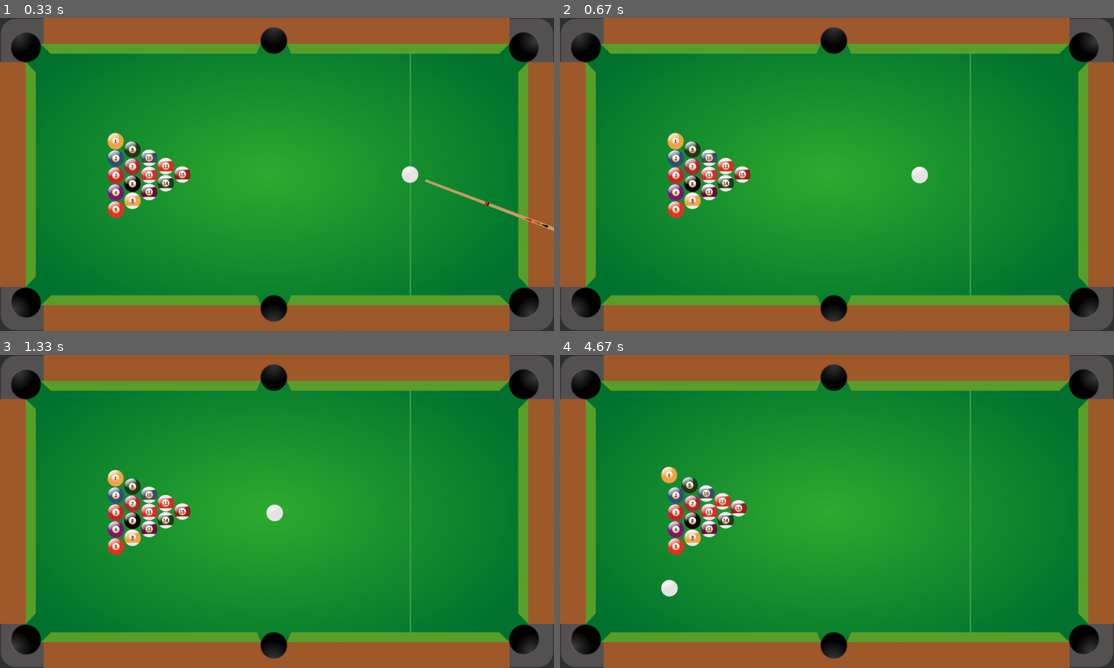
Above: before the commit, frames 1-4 (two rows, left to right).
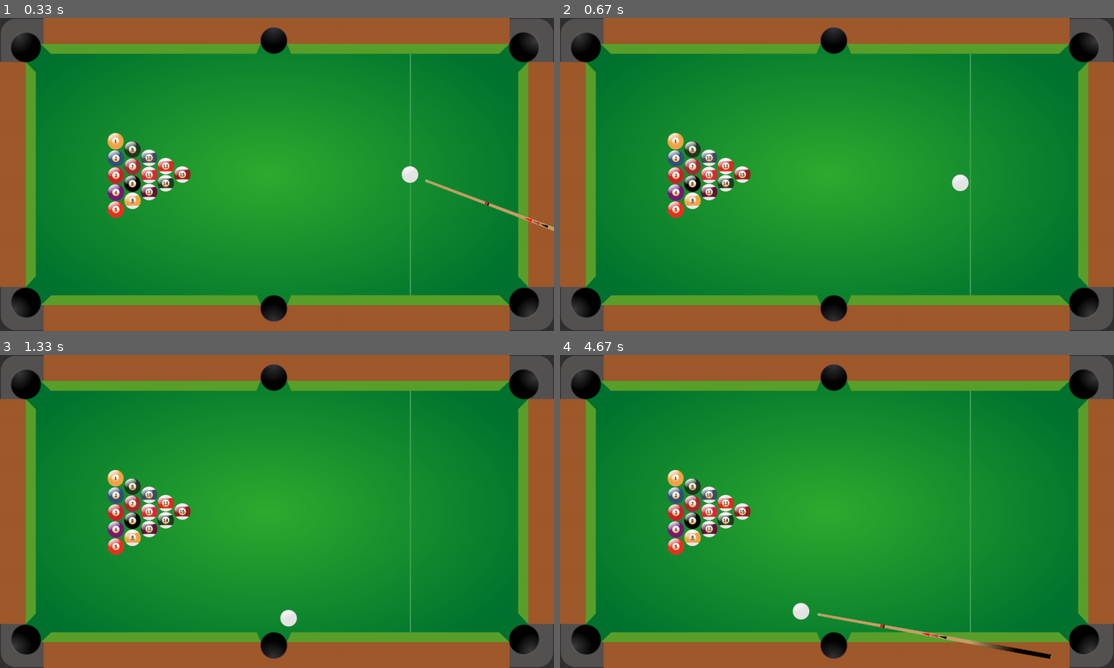
Above: after the commit, the same moments.

Repository: paulthomas2107/pygamePymunkWithRuss
Game: pygame game, started from main.py
The game is run twice, just before and just after one commit, with the same random seed, the same clock (stepped at 60 frames per second) and the same inputs.
Inputs (mouse positions are in pixels of both pictures, inside the frame that each line leads up to):
- Up to frame 1 (0.33 s): no input
- Up to frame 2 (0.67 s): press the mouse at (704, 177) at 0.37 s; move the mouse to (798, 208) at 0.47 s; release the mouse at (892, 243) at 0.6 s
- Up to frame 3 (1.33 s): no input
- Up to frame 4 (4.67 s): click (654, 542) at 3.22 s; click (670, 408) at 3.55 s; click (681, 545) at 3.88 s; click (753, 602) at 4.25 s

Frame 1 is identical in both runs. In frame 2, 0.3% of the frame differs, in the area x 63-74%, y 47-56%; in frame 3, 0.3%; in frame 4, 1.6%, in the area x 18-89%, y 35-98%.

Commit message:
More....

Diff:
--- a/main.py
+++ b/main.py
@@ -24,7 +24,8 @@
 # Game vars
 dia = 36
 taking_shot = True
-force = 2000
+force = 0
+powering_up = False
 
 # Colours
 BG = (50, 50, 50)
@@ -160,14 +161,23 @@
         cue.update(cue_angle)
         cue.draw(screen)
 
+    # Power up cue
+    if powering_up:
+        force += 100
+    elif not powering_up and taking_shot:
+        x_impulse = math.cos(math.radians(cue_angle))
+        y_impulse = math.sin(math.radians(cue_angle))
+        balls[-1].body.apply_impulse_at_local_point((force * -x_impulse, force * y_impulse), (0, 0))
+        force = 0
+
     # Event listener
     for event in pygame.event.get():
+        if event.type == pygame.MOUSEBUTTONDOWN and taking_shot:
+            powering_up = True
+        if event.type == pygame.MOUSEBUTTONUP and taking_shot:
+            powering_up = False
         if event.type == pygame.QUIT:
             run = False
-        if event.type == pygame.MOUSEBUTTONDOWN:
-            x_impulse = math.cos(math.radians(cue_angle))
-            y_impulse = math.sin(math.radians(cue_angle))
-            balls[-1].body.apply_impulse_at_local_point((force * -x_impulse, force * y_impulse), (0, 0))
 
     # space.debug_draw(draw_options)
     pygame.display.update()
